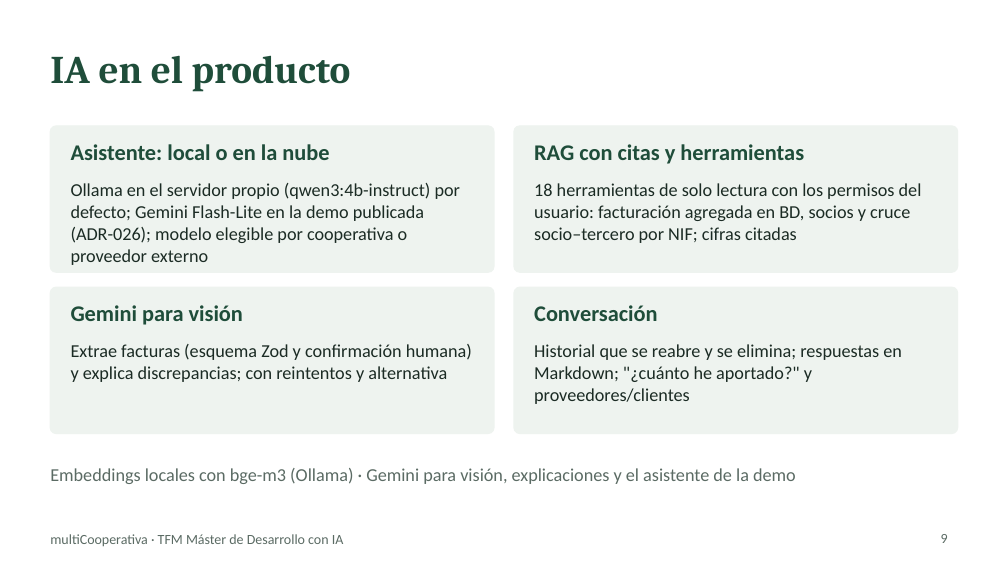
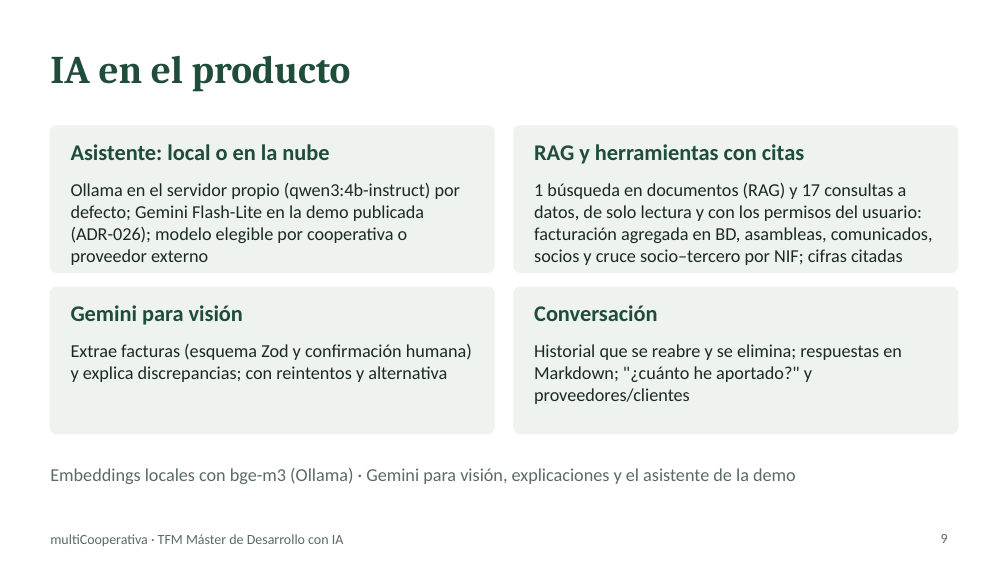
Before and after one commit to chaparro2001/multiCooperativa, a slide deck: slide 9 of docs/slides/multicooperativa-tfm.pptx. Drawn at 1008x567 pixels with LibreOffice and Linux fonts; fonts in the diff are those of the drawing. Boxes give left, top, right and bottom in pixels: in the first picture for what was removed or moved away, otherwise in the second. Text is boxed around its words. In the diff, an @@ line names an element or a change of style, - is before the commit and + after.

```diff
--- a/docs/slides/multicooperativa-tfm.pptx
+++ b/docs/slides/multicooperativa-tfm.pptx
@@ text at (x1=534, y1=144, x2=804, y2=164): text changed @@
-RAG con citas y herramientas
+RAG y herramientas con citas
@@ text at (x1=534, y1=183, x2=933, y2=265): text changed @@
-18 herramientas de solo lectura con los permisos del usuario: facturación agregada en BD, socios y cruce socio–tercero por NIF; cifras citadas
+1 búsqueda en documentos (RAG) y 17 consultas a datos, de solo lectura y con los permisos del usuario: facturación agregada en BD, asambleas, comunicados, socios y cruce socio–tercero por NIF; cifras citadas
```
Also in this commit, not shown: 1 other slide changed, 2 other files.
